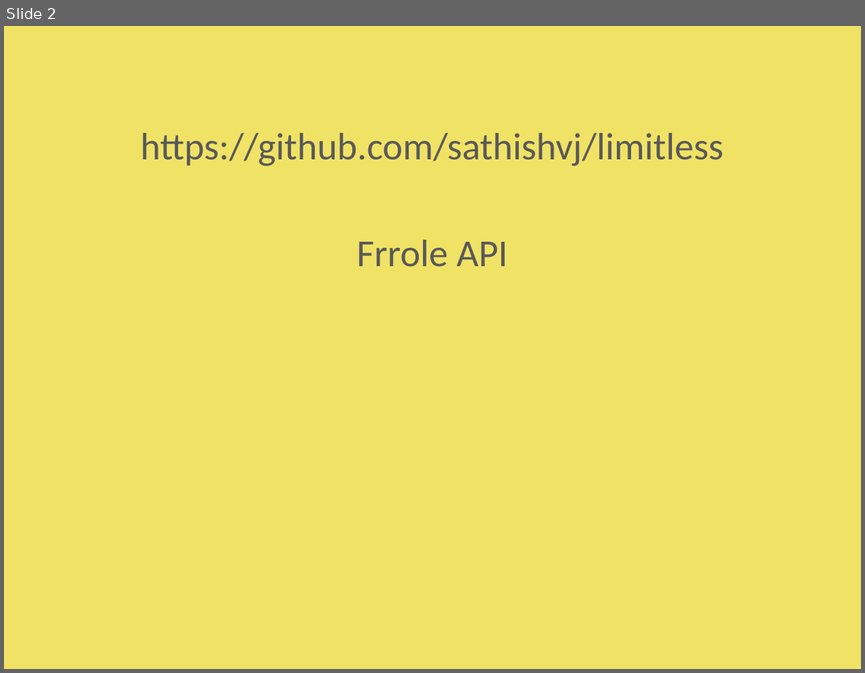
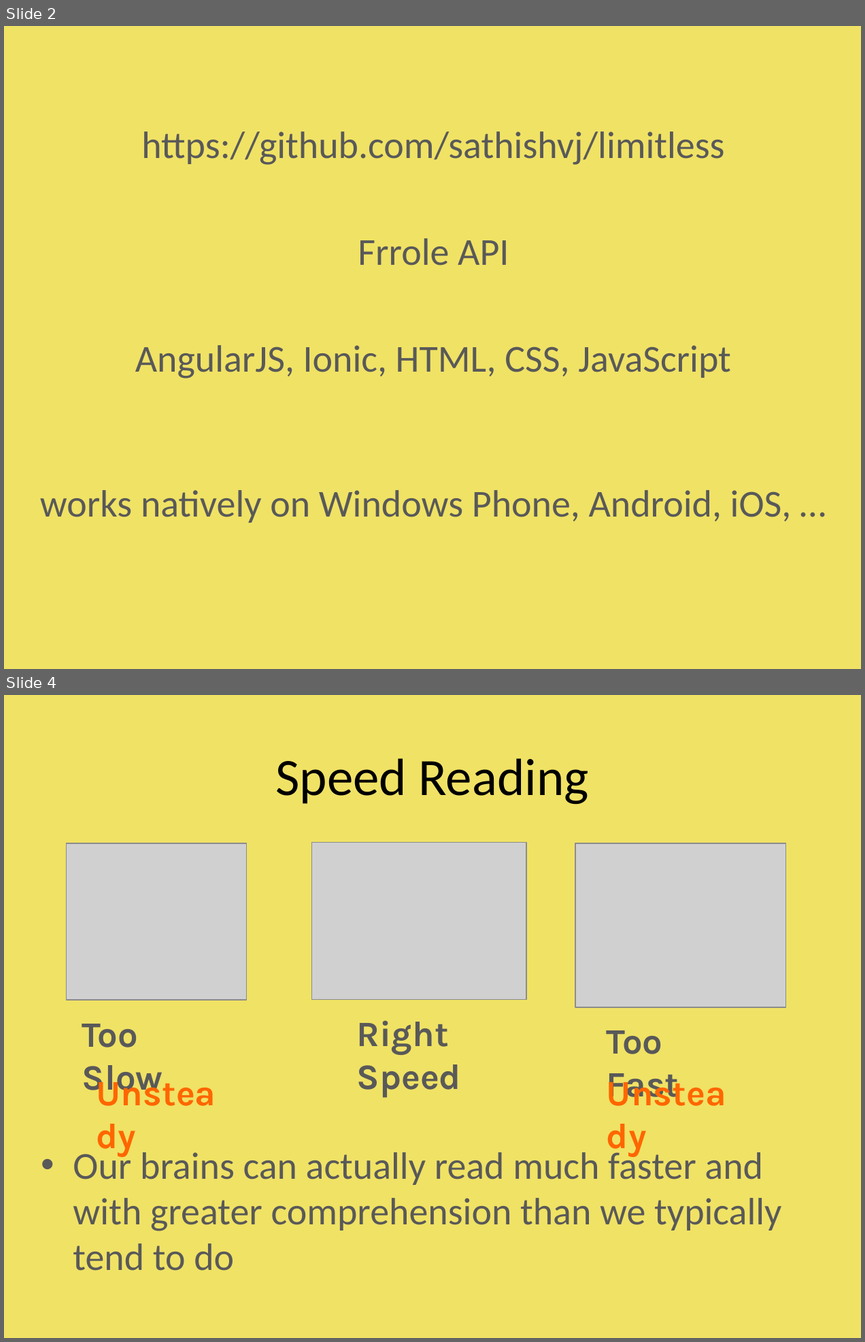
Before and after one commit to sathishvj/limitless, a slide deck: misc/ppt/limitless.pptx. Shown one above the other, each under a label of ours: slide 2 before the commit, slides 2 and 4 after it; the slides between them are not shown. The pictures are 865x673 and 865x1342 pixels, drawn with LibreOffice and Linux fonts; fonts in the diff are those of the drawing; grey boxes stand for pictures. Boxes give left, top, right and bottom in pixels: in the first picture for what was removed or moved away, otherwise in the second. Text is boxed around its words. In the diff, an @@ line names an element or a change of style, - is before the commit and + after.

```diff
--- a/misc/ppt/limitless.pptx
+++ b/misc/ppt/limitless.pptx
@@ slide 4 added at box(4, 695, 861, 1338), background #F0E265 @@
@@ title added at box(275, 758, 588, 804), 44 pt, text #000000 @@
+Speed Reading
@@ picture added at box(67, 843, 247, 999) @@
@@ picture added at box(311, 843, 526, 1000) @@
@@ picture added at box(575, 843, 786, 1007) @@
@@ text added at box(357, 1020, 461, 1098), 30 pt, text #595959, bold @@
+Right Speed
@@ text added at box(82, 1023, 163, 1098), 30 pt, text #595959, bold @@
+Too Slow
@@ text added at box(606, 1030, 679, 1104), 30 pt, text #595959, bold @@
+Too Fast
@@ text added at box(88, 1065, 235, 1117), 30 pt, text #FF6600, bold @@
+Unsteady
@@ text added at box(598, 1065, 745, 1117), 30 pt, text #FF6600, bold @@
+Unsteady
@@ text added at box(73, 1147, 781, 1270), 32 pt, text #595959 @@
+• Our brains can actually read much faster and with greater comprehension than we typically tend to do
@@ slide 2 changed as well @@
@@ text "https://github.com/sathishvj/limitless": place and size @@
-text "https://github.com/sathishvj/limitless" at box(141, 133, 723, 267)
+text "https://github.com/sathishvj/limitless" at box(40, 131, 791, 522)
@@ text at box(40, 345, 791, 522): paragraphs added @@
+AngularJS, Ionic, HTML, CSS, JavaScript
+works natively on Windows Phone, Android, iOS, …
```
Also in this commit, not shown: 2 other slides changed, 5 other slides added, 1 slide removed.
